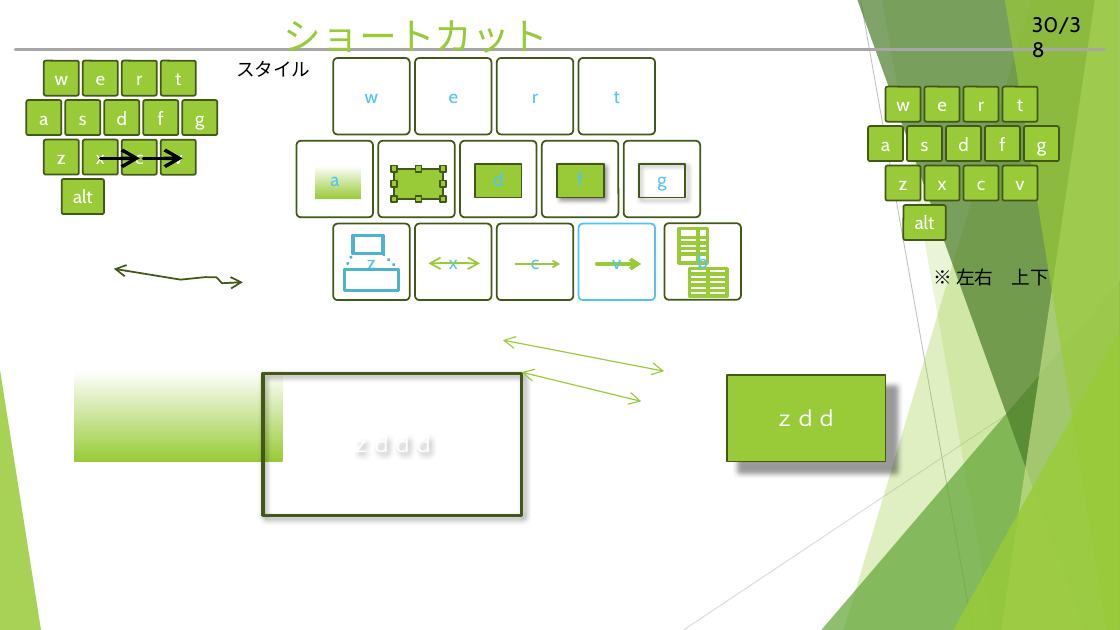
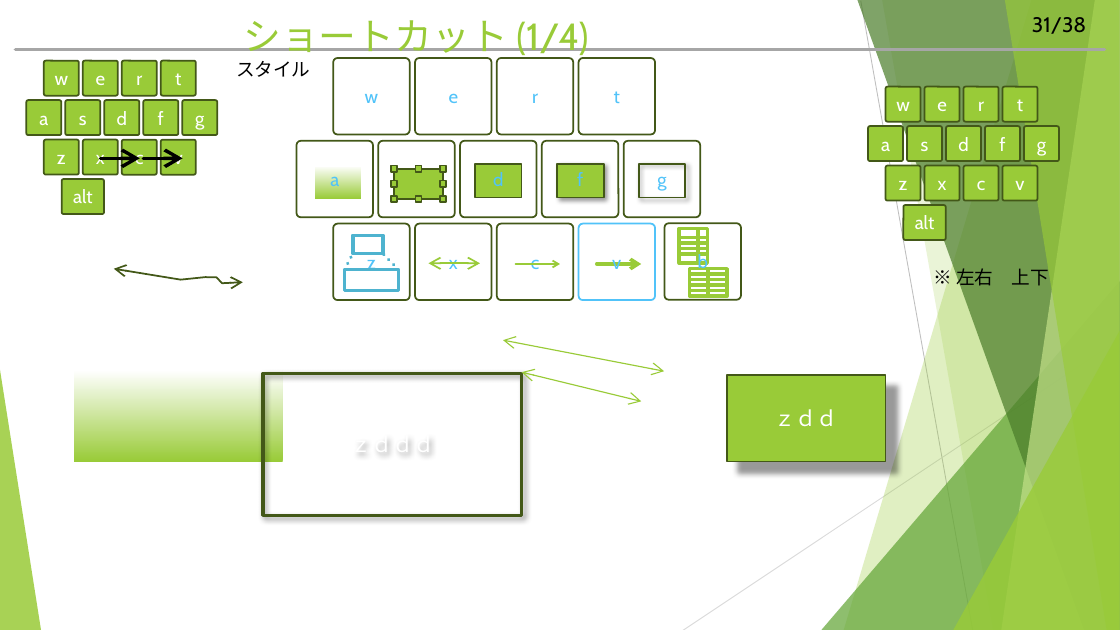
Before and after one commit to hitsuji-ga-u/pawapo, a slide deck: slide 32 of slide/customUI_debug.pptm (slide 31 before the commit). Drawn at 1120x630 pixels with LibreOffice and Linux fonts; fonts in the diff are those of the drawing. Boxes give left, top, right and bottom in pixels: in the first picture for what was removed or moved away, otherwise in the second. Text is boxed around its words. In the diff, an @@ line names an element or a change of style, - is before the commit and + after.

```diff
--- a/slide/customUI_debug.pptm
+++ b/slide/customUI_debug.pptm
@@ title at box(243, 20, 588, 60): text changed @@
-ショートカット
+ショートカット (1/4)
@@ page number at box(1032, 17, 1086, 34): text changed @@
-30/38
+31/38
```
Also in this commit, not shown: 6 other slides changed, 4 slides added, 3 slides removed, 4 other files.
